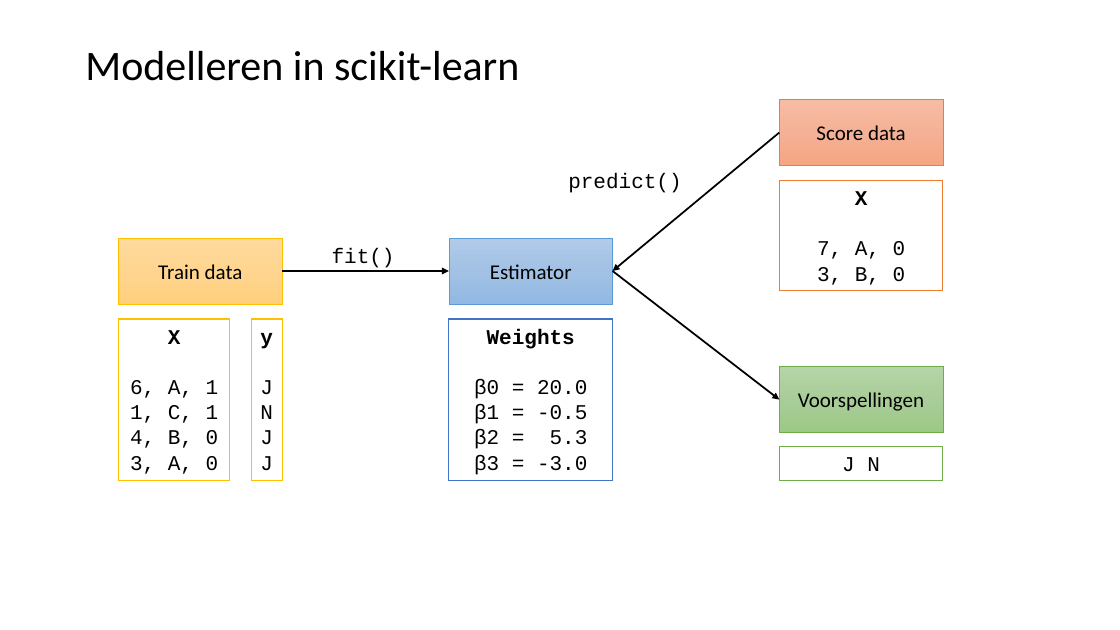
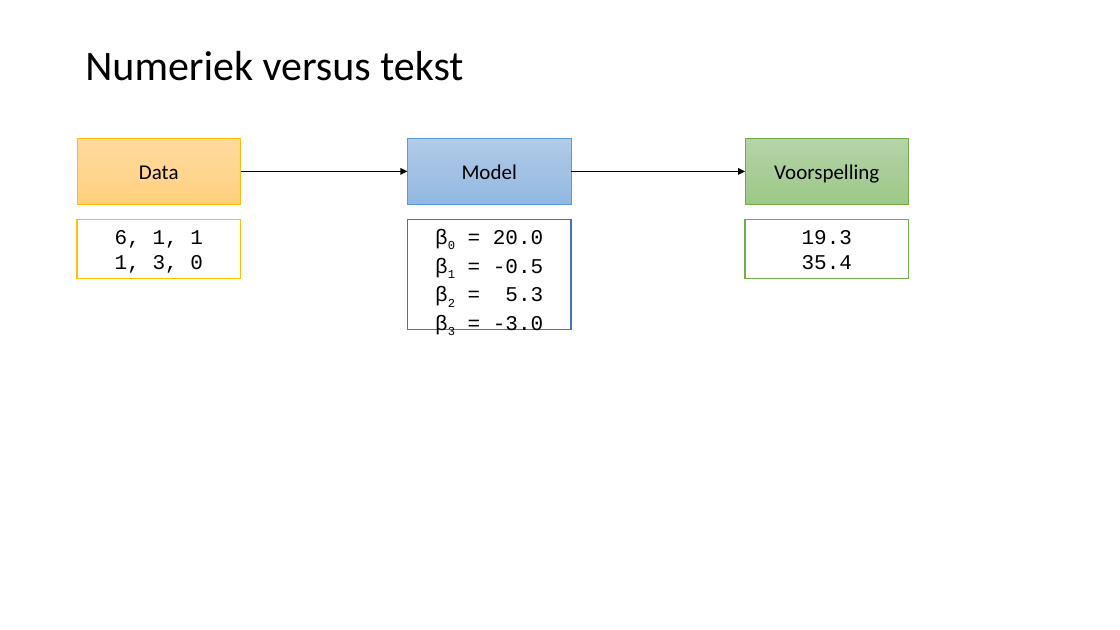
Before and after one commit to LFKoning/knowledge-sharing, a slide deck: slide 4 of python_trainees/5_nlp/python_traineeship_5.pptx (slide 11 before the commit). Drawn at 1120x630 pixels with LibreOffice and Linux fonts; fonts in the diff are those of the drawing. Boxes give left, top, right and bottom in pixels: in the first picture for what was removed or moved away, otherwise in the second. Text is boxed around its words. In the diff, an @@ line names an element or a change of style, - is before the commit and + after.

Commit message:
Update python trainees regex slides

```diff
--- a/python_trainees/5_nlp/python_traineeship_5.pptx
+++ b/python_trainees/5_nlp/python_traineeship_5.pptx
@@ title at [85, 51, 463, 81]: text changed @@
-Modelleren in scikit-learn
+Numeriek versus tekst
@@ rectangle removed at [780, 100, 944, 166] @@
-Score data
@@ 2 rectangles, 1 arrow: place and size @@
-2 rectangles, 1 arrow at [118, 238, 613, 304]
+2 rectangles, 1 arrow at [77, 139, 571, 205]
@@ arrow removed from (780, 133) to (613, 271) @@
@@ rectangle added at [745, 139, 909, 205], fill gradient #B5D5A7 to #AACE9A to #9CC987, outline #70AD47 0.5 pt, 18 pt, text #000000 @@
+Voorspelling
@@ text in rectangle at [139, 165, 179, 179]: text changed @@
-Train data
+Data
@@ text in rectangle at [462, 164, 517, 179]: text changed @@
-Estimator
+Model
@@ text removed at [568, 173, 681, 193] @@
-predict()
@@ arrow moved from (613, 271) - (780, 400) to (571, 171) - (745, 171) @@
@@ rectangle removed at [780, 181, 944, 291] @@
-X
-7, A, 0
-3, B, 0
@@ rectangle "6, 1, 1": place and size @@
-rectangle "6, 1, 1" at [118, 319, 229, 481]
+rectangle "6, 1, 1" at [77, 219, 241, 279]
@@ text in rectangle at [115, 230, 203, 273]: text changed @@
-X
-6, A, 1
-1, C, 1
-4, B, 0
-3, A, 0
+6, 1, 1
+1, 3, 0
@@ rectangle "β0 = 20.0": place and size @@
-rectangle "β0 = 20.0" at [449, 319, 613, 481]
+rectangle "β0 = 20.0" at [408, 219, 571, 329]
@@ rectangle "β0 = 20.0" at [408, 219, 571, 329]: now subscript in "β0", "β1", "β2", "β3" @@
@@ rectangle added at [745, 219, 909, 279], fill #FFFFFF, outline #70AD47 1 pt, 18 pt, text #000000 @@
+19.3
+35.4
@@ text removed at [332, 248, 395, 268] @@
-fit()
@@ rectangle removed at [251, 319, 282, 481] @@
-y
-J
-N
-J
-J
@@ text in rectangle at [487, 329, 575, 349]: paragraph removed @@
-Weights
@@ rectangle removed at [780, 366, 944, 433] @@
-Voorspellingen
@@ rectangle removed at [780, 446, 944, 480] @@
-J N
```
Also in this commit, not shown: 3 other slides changed, 28 slides added, 3 slides removed, 3 other files.
